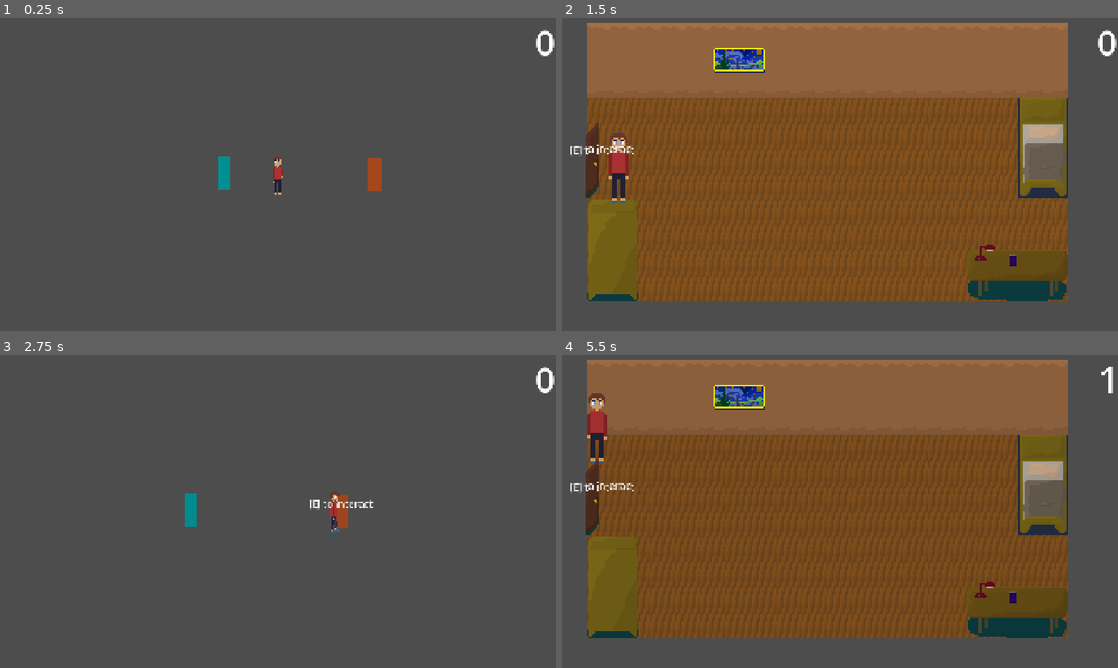
Above: before the commit, frames 1-4 (two rows, left to right).
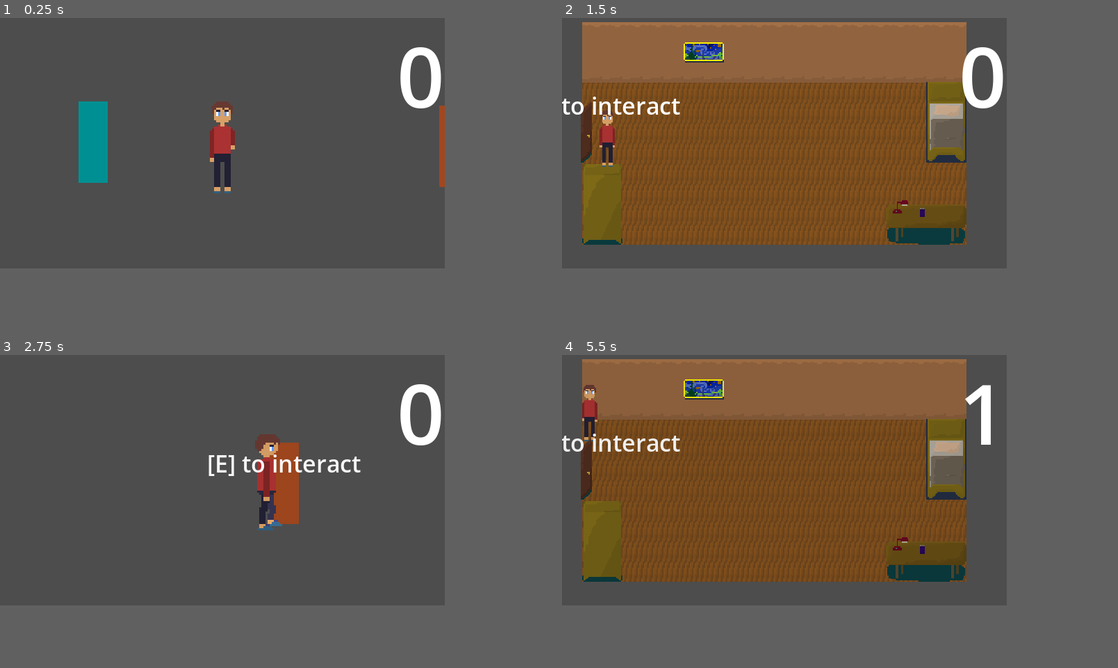
Above: after the commit, the same moments.

Repository: X-A-O-C/simmarket
Game: Godot game, scene res://scene/game.tscn
Same seed, same stepped clock (60 frames per second), same inputs: the game is played once before the commit and once after it.
Inputs:
- Up to frame 1 (0.25 s): no input
- Up to frame 2 (1.5 s): tap Enter at 0.5 s; hold D (right) 0.53-1.28 s; hold E (interact) 0.53-1.28 s; hold S (down) from 1.28 s (still down); tap E (interact) at 1.35 s
- Up to frame 3 (2.75 s): release S (down) at 2.03 s; hold D (right) from 2.03 s (still down); hold E (interact) from 2.03 s (still down)
- Up to frame 4 (5.5 s): release D (right) at 2.78 s; release E (interact) at 2.78 s; hold W (up) 2.78-3.53 s; tap E (interact) at 2.85, 4.35 s; hold E (interact) 3.53-4.28 s; hold A (left) 3.53-5.03 s; tap Space at 5 s; hold S (down) from 5.03 s (still down); hold E (interact) from 5.03 s (still down)
In our replay, the window is 800x450 before the commit and 640x360 after it. These sizes can differ from the game's own. Grey fills any space a smaller window leaves; there, only what the larger window draws over its background counts as a difference.

The runs differ from the first frame. In frame 1, 3.9% of the frame differs, in the area x 14-100%, y 3-57%; in frame 2, 41%, in the area x 0-100%, y 1-91%; in frame 3, 4.1%; in frame 4, 37%.

Commit message:
update project dimensions to 640x360

Diff:
--- a/supermarket/project.godot
+++ b/supermarket/project.godot
@@ -25,8 +25,8 @@
 
 [display]
 
-window/size/viewport_width=1920
-window/size/viewport_height=1080
+window/size/viewport_width=640
+window/size/viewport_height=360
 window/size/borderless=true
 window/stretch/mode="canvas_items"
 window/stretch/aspect="expand"
